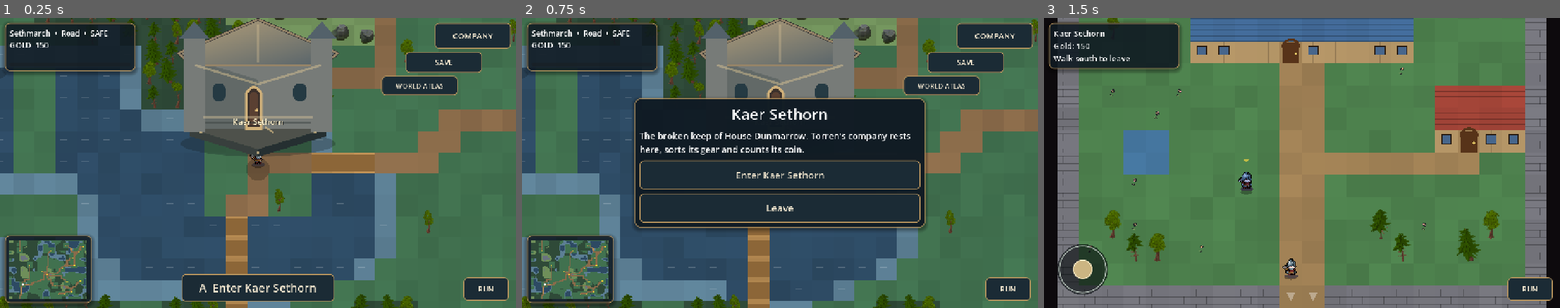
Above: before the commit, frames 1-3 (left to right).
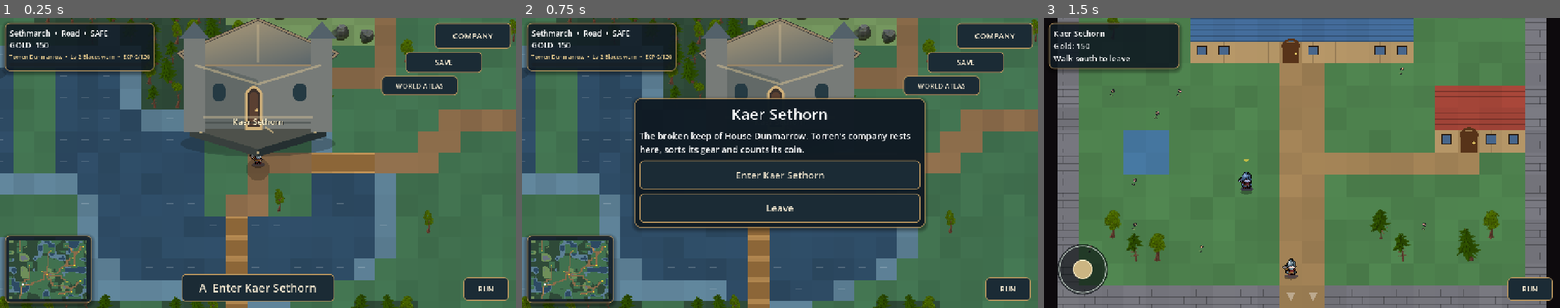
Above: after the commit, the same moments.

Repository: ninjun42215-gif/KindleWake
Game: Godot game, scene res://World.tscn
Same seed, same stepped clock (60 frames per second), same inputs: the game is played once before the commit and once after it. This scene is started directly instead of the project's main scene.
Inputs:
- Up to frame 1 (0.25 s): no input
- Up to frame 2 (0.75 s): click "A Enter Kaer Sethorn" at 0.5 s
- Up to frame 3 (1.5 s): click "Enter Kaer Sethorn" at 1.25 s

The runs differ from the first frame. In frame 1, 0.9% of the frame differs, in the area x 1-31%, y 1-20%; in frame 2, 0.9%; in frame 3, nothing differs.
Error before the commit: Parse Error: Too many arguments for "apply_event()" call. Expected at most 5 but received 6. (res://scripts/core/character_sheet.gd:258)

Commit message:
Deduplicate personality event instances and ignore zero behavior evidence

Diff:
--- a/Kindlewake/scripts/core/personality_system.gd
+++ b/Kindlewake/scripts/core/personality_system.gd
@@ -40,6 +40,8 @@
     if behavior_id == "" or evidence_id == "":
         return behavior.duplicate(true)
     var result := behavior.duplicate(true)
+    if amount <= 0:
+        return result
     var seen: Array = result.get("seen_evidence", [])
     if seen.has(evidence_id):
         return result
@@ -61,14 +63,16 @@
             return false
     return true
 
-static func apply_event(state: Dictionary, event_id: String, event_definitions: Dictionary, trait_definitions: Dictionary, source: String = "campaign_event") -> Dictionary:
+static func apply_event(state: Dictionary, event_id: String, event_definitions: Dictionary, trait_definitions: Dictionary, source: String = "campaign_event", instance_id: String = "") -> Dictionary:
     var definition: Dictionary = event_definitions.get(event_id, {})
     if definition.is_empty():
         return {"ok": false, "reason": "Unknown personality event.", "state": state.duplicate(true), "traits_gained": []}
     var next := state.duplicate(true)
     var memories: Array = next.get("memories", [])
+    var memory_instance := instance_id if instance_id != "" else event_id + ":" + source
     var memory := {
-        "event_id": event_id,
+        "event_id": memory_instance,
+        "event_type": event_id,
         "type": str(definition.get("memory_type", "personal")),
         "summary": str(definition.get("memory", definition.get("description", definition.get("name", event_id)))),
         "timestamp": int(Time.get_unix_time_from_system()),
@@ -80,14 +84,14 @@
     var behavior: Dictionary = next.get("behavior", {})
     var evidence: Dictionary = definition.get("evidence", {})
     for behavior_id in evidence:
-        behavior = record_behavior(behavior, str(behavior_id), int(evidence[behavior_id]), event_id + ":" + str(behavior_id))
+        behavior = record_behavior(behavior, str(behavior_id), int(evidence[behavior_id]), memory_instance + ":" + str(behavior_id))
     next["behavior"] = behavior
     var traits: Array = next.get("traits", [])
     var history: Array = next.get("trait_history", [])
     var gained: Array[String] = []
     if requirements_met(definition.get("requirements", {}), behavior):
         for trait_id in definition.get("trait_awards", []):
-            var result: Dictionary = TraitSystem.acquire(traits, history, str(trait_id), event_id, trait_definitions)
+            var result: Dictionary = TraitSystem.acquire(traits, history, str(trait_id), memory_instance, trait_definitions)
             if bool(result.get("ok", false)):
                 traits = result.traits
                 history = result.history
